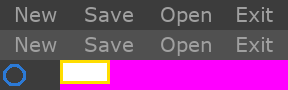
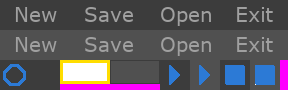
Two versions of the same layered image (288 x 90). Layer-by-layer changes:
painted on "Tło" over box(7, 60, 280, 90)
